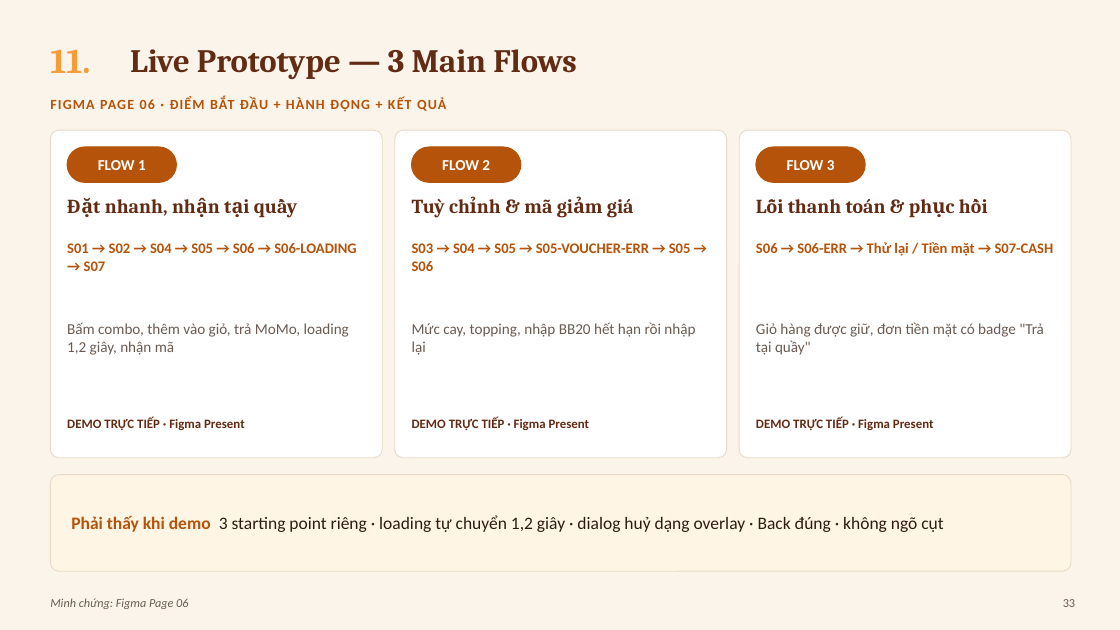
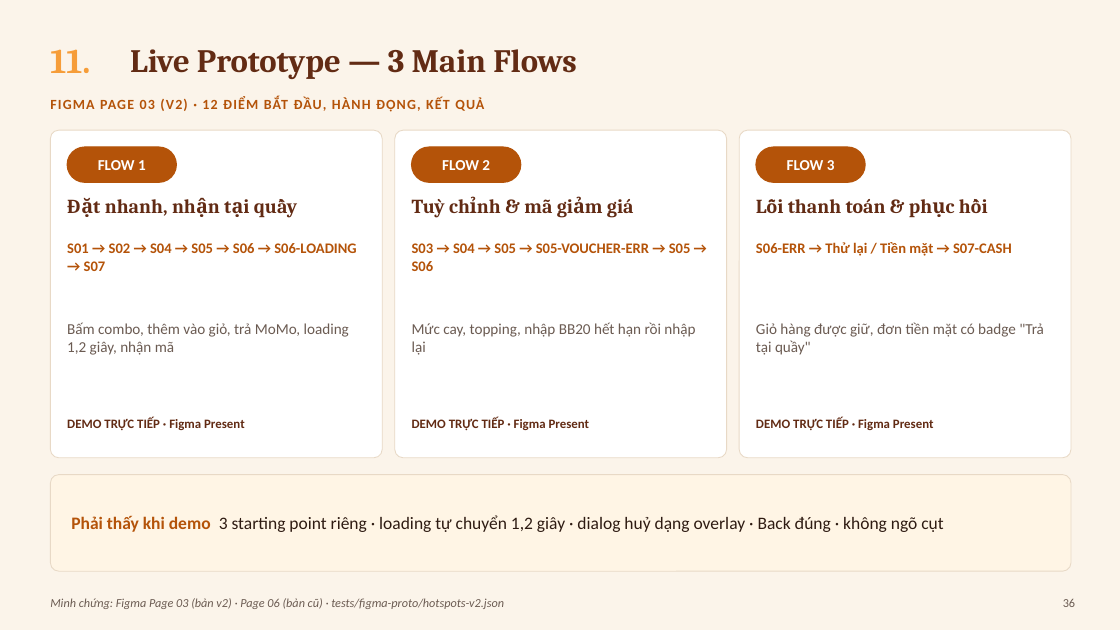
Before and after one commit to baonv0817/PRM323-Lab2-Group2, a slide deck: slide 36 of slides/BreakBite_Lab2_Presentation.pptx (slide 33 before the commit). Drawn at 1120x630 pixels with LibreOffice and Linux fonts; fonts in the diff are those of the drawing. Boxes give left, top, right and bottom in pixels: in the first picture for what was removed or moved away, otherwise in the second. Text is boxed around its words. In the diff, an @@ line names an element or a change of style, - is before the commit and + after.

```diff
--- a/slides/BreakBite_Lab2_Presentation.pptx
+++ b/slides/BreakBite_Lab2_Presentation.pptx
@@ text at [50,97,484,112]: text changed @@
-FIGMA PAGE 06 · ĐIỂM BẮT ĐẦU + HÀNH ĐỘNG + KẾT QUẢ
+FIGMA PAGE 03 (V2) · 12 ĐIỂM BẮT ĐẦU, HÀNH ĐỘNG, KẾT QUẢ
@@ text at [756,242,1012,256]: text changed @@
-S06 → S06-ERR → Thử lại / Tiền mặt → S07-CASH
+S06-ERR → Thử lại / Tiền mặt → S07-CASH
@@ text at [50,598,504,609]: text changed @@
-Minh chứng: Figma Page 06
+Minh chứng: Figma Page 03 (bản v2) · Page 06 (bản cũ) · tests/figma-proto/hotspots-v2.json
@@ text at [1063,599,1075,607]: text changed @@
-33
+36
```
Also in this commit, not shown: 17 other slides changed, 4 slides added, 17 other files.
